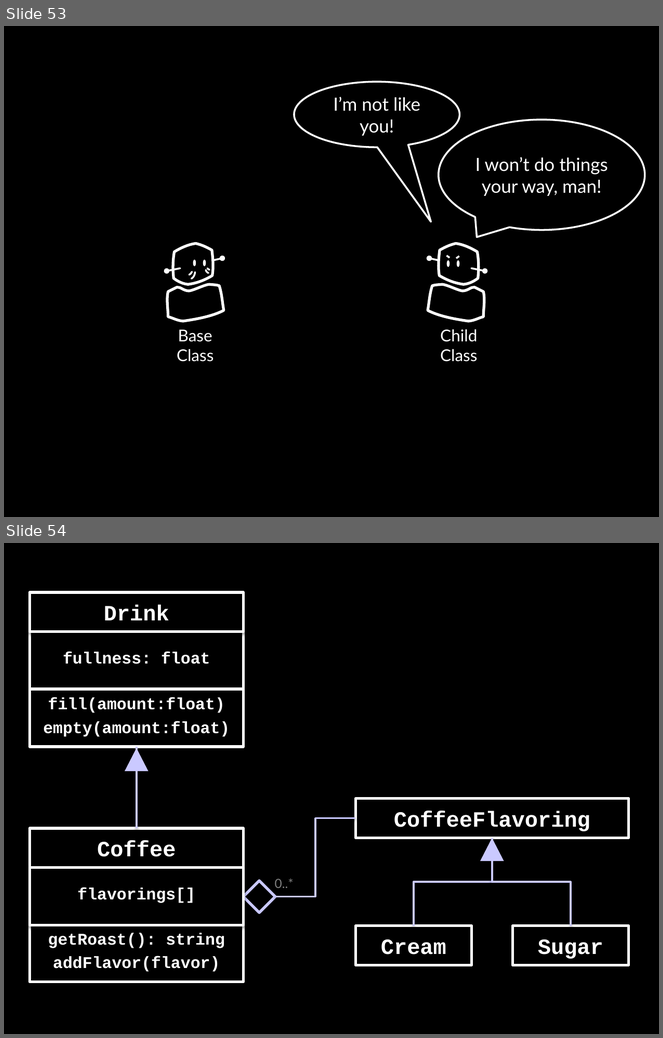
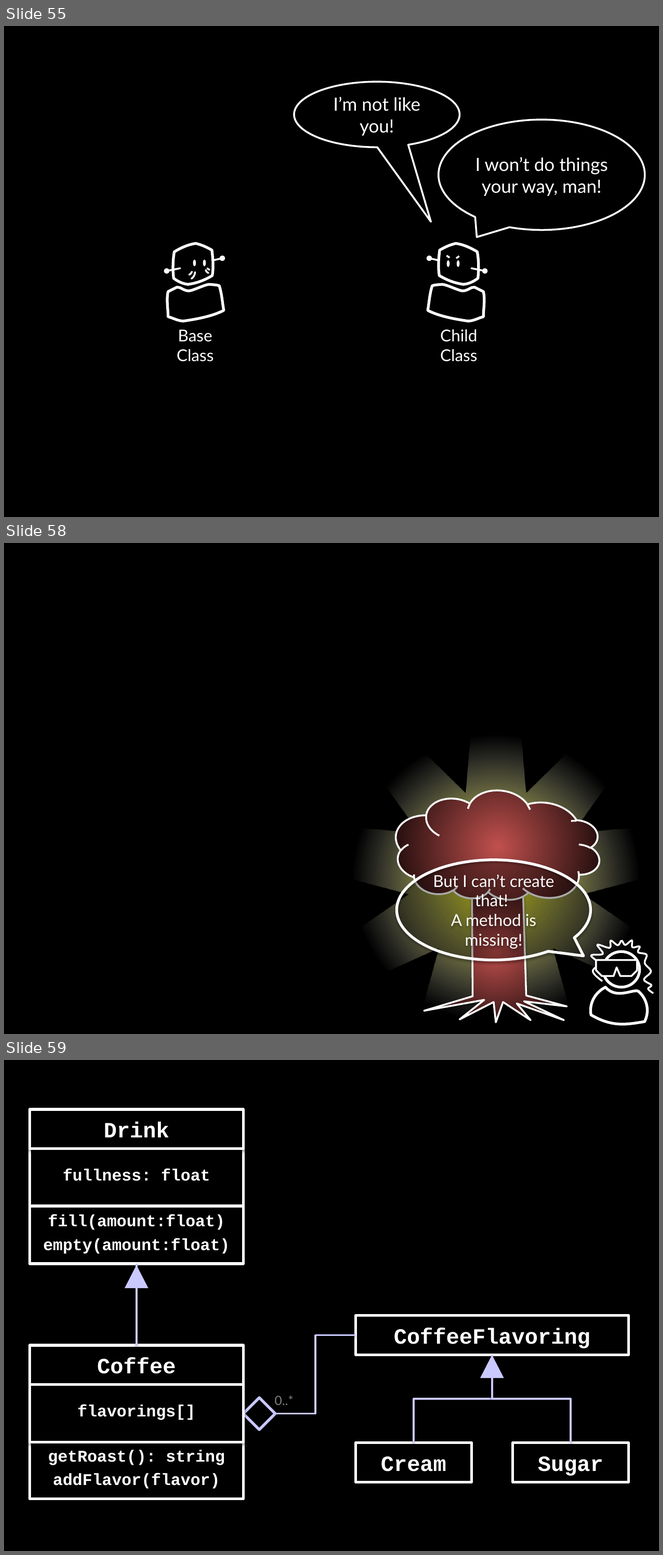
Before and after one commit to socketwench/OOPforObjectHaters, a slide deck: src/OOPforObjectHaters.pptx. Shown one above the other, each under a label of ours: slides 53 and 54 before the commit, slides 55, 58 and 59 after it; the slides between them are not shown. The pictures are 663x1038 and 663x1555 pixels, drawn with LibreOffice and Linux fonts; fonts in the diff are those of the drawing. Boxes give left, top, right and bottom in pixels: in the first picture for what was removed or moved away, otherwise in the second. Text is boxed around its words. In the diff, an @@ line names an element or a change of style, - is before the commit and + after.

```diff
--- a/src/OOPforObjectHaters.pptx
+++ b/src/OOPforObjectHaters.pptx
@@ slide 58 added at (4,543,659,1034), background #000000 @@
@@ gear added at (348,729,644,1029), fill gradient #FFFF00 to #FFFFFF @@
@@ cloud added at (390,779,607,914), fill gradient #C0504D to #000000, outline #FFFFFF 2 pt @@
@@ speech bubble added at (397,860,591,961), fill #000000 at 26% opacity, outline #FFFFFF 3 pt, 18 pt, text #FFFFFF @@
+But I can’t create that!
+A method is missing!
@@ freeform shape added at (424,880,567,1022), fill gradient #C0504D to #000000, outline #FFFFFF 2 pt @@
@@ group added at (591,941,653,1025): 3 ellipses, 2 freeform shapes @@
@@ freeform shape added at (596,961,637,976), fill #000000, outline #FFFFFF 2 pt @@
@@ what was slide 53 is now slide 55 @@
@@ what was slide 54 is now slide 59 @@
```
Also in this commit, not shown: 1 slide changed, 4 other slides added, 9 other files.
